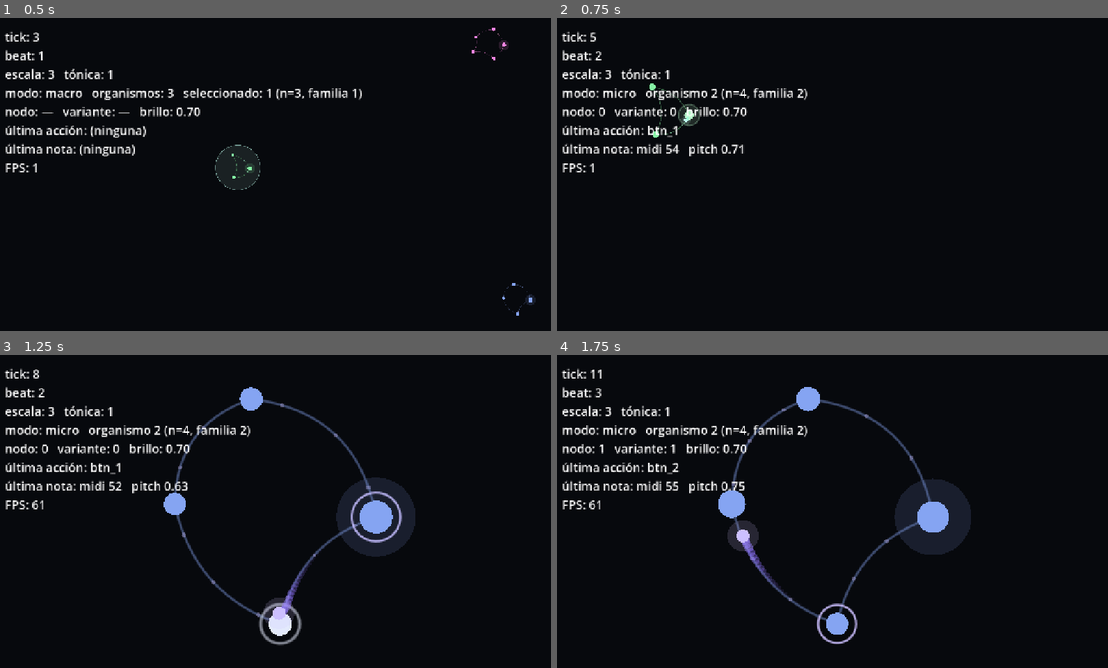
Above: before the commit, frames 1-4 (two rows, left to right).
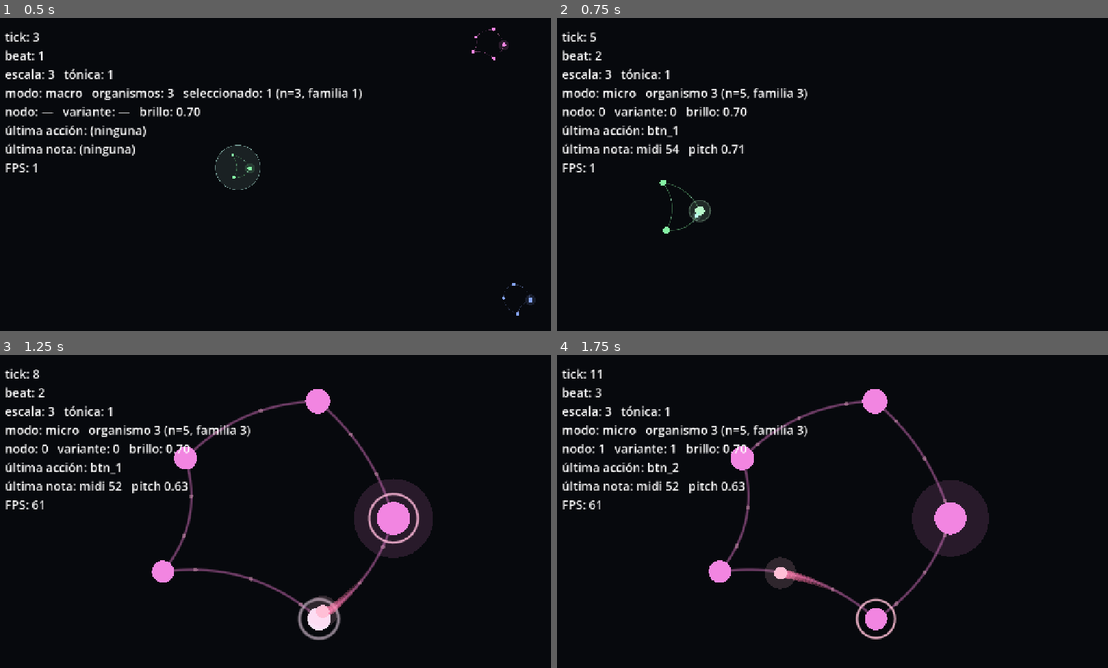
Above: after the commit, the same moments.

Repository: maximorales36-png/Arcumai-Organismo
Game: Godot game, scene res://src/view/main.tscn
The game is run twice, just before and just after one commit, with the same random seed, the same clock (stepped at 60 frames per second) and the same inputs.
Inputs:
- Up to frame 1 (0.5 s): no input
- Up to frame 2 (0.75 s): hold D (joy_right) from 0.53 s (still down); tap H (btn_1) at 0.6 s
- Up to frame 3 (1.25 s): keep holding D (joy_right)
- Up to frame 4 (1.75 s): release D (joy_right) at 1.28 s; hold S (joy_down) from 1.28 s (still down); tap J (btn_2) at 1.35 s

Frame 1 is identical in both runs. In frame 2, 0.7% of the frame differs, in the area x 16-45%, y 20-69%; in frame 3, 7.2%; in frame 4, 7.3%, in the area x 20-79%, y 10-93%.

Commit message:
M7: seleccion por vecindad, gana el mas cercano en el cono

Diff:
--- a/src/input/selection.gd
+++ b/src/input/selection.gd
@@ -1,8 +1,8 @@
-# Selección por vecindad (R-30): elige el candidato más alineado con el empuje
-# del joystick, con un máximo de 60° y desempate por cercanía a la referencia.
-# Es una función pura, sin estado: la usan tanto los nodos (Micro) como los
-# organismos (Macro). Devuelve el índice del candidato o -1 si no hay ninguno.
-# No conoce escenas, audio ni el modelo: recibe posiciones y una dirección.
+# Selección por vecindad (R-30): entre los candidatos dentro de un cono de 60°
+# alrededor del empuje del joystick, gana el más cercano a la referencia; a igual
+# distancia, el mejor alineado. Es una función pura, sin estado: la usan tanto
+# los nodos (Micro) como los organismos (Macro). Devuelve el índice del
+# candidato o -1 si no hay ninguno. No conoce escenas, audio ni el modelo.
 
 class_name Selection
 extends RefCounted
@@ -16,8 +16,8 @@
 		return -1
 
 	var best := -1
+	var best_distance := INF
 	var best_angle := MAX_ANGLE_DEGREES + EPSILON
-	var best_distance := INF
 
 	for i in candidates.size():
 		var offset := candidates[i] - reference
@@ -30,13 +30,14 @@
 		if angle > MAX_ANGLE_DEGREES + EPSILON:
 			continue
 
-		# Gana el ángulo menor; si empatan, el más cercano a la referencia.
-		if angle < best_angle - EPSILON:
+		# Gana el más cercano: es el "vecino" en esa dirección. Si dos están a la
+		# misma distancia, gana el que está mejor alineado con el joystick.
+		if distance < best_distance - EPSILON:
+			best = i
+			best_distance = distance
+			best_angle = angle
+		elif absf(distance - best_distance) <= EPSILON and angle < best_angle - EPSILON:
 			best = i
 			best_angle = angle
-			best_distance = distance
-		elif absf(angle - best_angle) <= EPSILON and distance < best_distance:
-			best = i
-			best_distance = distance
 
 	return best
--- a/src/view/main.gd
+++ b/src/view/main.gd
@@ -193,10 +193,10 @@
 		_release_in_micro(action)
 
 
-# En Macro: B1 entra a Micro (corte directo, sin animación todavía: M7), B2
-# siembra, B3 es puentes (M8) y B4 disuelve. B1 se rechaza mientras hay una
-# siembra o disolución en curso: entrar a Micro dejaría el gesto a medias y la
-# especificación no define qué hacer con la siembra abierta.
+# En Macro: B1 entra a Micro (con el zoom de M7), B2 siembra, B3 es puentes
+# (M8) y B4 disuelve. B1 se rechaza mientras hay una siembra o disolución en
+# curso: entrar a Micro dejaría el gesto a medias y la especificación no define
+# qué hacer con la siembra abierta.
 func _press_in_macro(action: String) -> void:
 	match action:
 		"btn_1":
--- a/tests/test_selection.gd
+++ b/tests/test_selection.gd
@@ -1,9 +1,16 @@
 # Test de selección por vecindad (R-30): T-16.
-# Comprueba el límite de 60°, el desempate por cercanía y los casos de 0, 1 y
-# varios candidatos. Usa posiciones sintéticas para que los ángulos sean exactos.
+# Comprueba el límite de 60°, que gane el más cercano dentro del cono, el
+# desempate por ángulo a igual distancia y los casos de 0, 1 y varios
+# candidatos. Incluye una disposición real de 5 organismos en la que la regla
+# anterior dejaba uno inalcanzable.
 # Contrato: `extends RefCounted` con `run() -> Array[Dictionary]`.
 
 extends RefCounted
+
+const DIRECTIONS := [
+	Vector2.RIGHT, Vector2.RIGHT + Vector2.DOWN, Vector2.DOWN, Vector2.LEFT + Vector2.DOWN,
+	Vector2.LEFT, Vector2.LEFT + Vector2.UP, Vector2.UP, Vector2.RIGHT + Vector2.UP,
+]
 
 
 func run() -> Array[Dictionary]:
@@ -17,13 +24,16 @@
 	problem = _angle_limit()
 	if problem != "":
 		return _fail(problem)
-	problem = _best_angle()
+	problem = _nearest_in_cone()
 	if problem != "":
 		return _fail(problem)
-	problem = _tie_by_distance()
+	problem = _tie_by_angle()
 	if problem != "":
 		return _fail(problem)
-	return _ok("T-16", "0, 1 y varios candidatos; límite de 60° y desempate por cercanía")
+	problem = _all_reachable()
+	if problem != "":
+		return _fail(problem)
+	return _ok("T-16", "0, 1 y varios candidatos; cono de 60°, gana el más cercano y todos alcanzables")
 
 
 # Sin candidatos o sin empuje no hay selección.
@@ -54,33 +64,65 @@
 	return ""
 
 
-# Gana el ángulo menor, aunque esté más lejos que otro candidato.
-func _best_angle() -> String:
+# Dentro del cono gana el más cercano, aunque esté menos alineado que otro.
+func _nearest_in_cone() -> String:
 	var reference := Vector2.ZERO
 	var candidates: Array[Vector2] = []
-	candidates.append(_point(30.0, 100.0))
 	candidates.append(_point(10.0, 500.0))
-	candidates.append(_point(-45.0, 50.0))
+	candidates.append(_point(45.0, 80.0))
+	candidates.append(_point(-30.0, 300.0))
 	if Selection.pick(reference, Vector2.RIGHT, candidates) != 1:
-		return "no eligió el candidato de menor ángulo"
+		return "no eligió el candidato más cercano dentro del cono"
+
+	# Uno fuera del cono no compite por estar más cerca.
+	var outside: Array[Vector2] = []
+	outside.append(_point(61.0, 10.0))
+	outside.append(_point(20.0, 400.0))
+	if Selection.pick(reference, Vector2.RIGHT, outside) != 1:
+		return "un candidato fuera del cono compitió por cercanía"
 	return ""
 
 
-# Con el mismo ángulo, gana el más cercano a la referencia.
-func _tie_by_distance() -> String:
+# A igual distancia, gana el mejor alineado con el joystick.
+func _tie_by_angle() -> String:
 	var reference := Vector2.ZERO
 	var candidates: Array[Vector2] = []
-	candidates.append(_point(20.0, 400.0))
-	candidates.append(_point(-20.0, 100.0))
-	candidates.append(_point(20.0, 250.0))
-	if Selection.pick(reference, Vector2.RIGHT, candidates) != 1:
-		return "en empate no eligió el candidato más cercano"
+	candidates.append(_point(20.0, 200.0))
+	candidates.append(_point(-20.0, 200.0))
+	candidates.append(_point(5.0, 200.0))
+	if Selection.pick(reference, Vector2.RIGHT, candidates) != 2:
+		return "a igual distancia no eligió el candidato de menor ángulo"
 
 	# La diagonal es una dirección válida del joystick de 8 vías.
 	var diagonal := Vector2.ONE.normalized()
 	var along: Array[Vector2] = [_point(45.0, 80.0)]
 	if Selection.pick(reference, diagonal, along) != 0:
 		return "la dirección diagonal no eligió el candidato alineado"
+	return ""
+
+
+# Con 5 organismos, desde cada uno se debe poder llegar a todos los demás. Esta
+# es la disposición real que con la regla anterior dejaba un organismo tapado.
+func _all_reachable() -> String:
+	var positions: Array[Vector2] = [
+		Vector2(904.3597, 601.1069),
+		Vector2(2335.377, 1006.053),
+		Vector2(1682.279, 80.93888),
+		Vector2(448.9243, 1227.069),
+		Vector2(70.85844, 375.6544),
+	]
+	for start in positions.size():
+		var seen := {start: true}
+		var queue: Array[int] = [start]
+		while not queue.is_empty():
+			var current: int = queue.pop_front()
+			for direction in DIRECTIONS:
+				var next := Selection.pick(positions[current], direction, positions)
+				if next >= 0 and not seen.has(next):
+					seen[next] = true
+					queue.append(next)
+		if seen.size() < positions.size():
+			return "desde el organismo %d quedó uno inalcanzable" % start
 	return ""
 
 
Not shown, changed: DISENO.md
